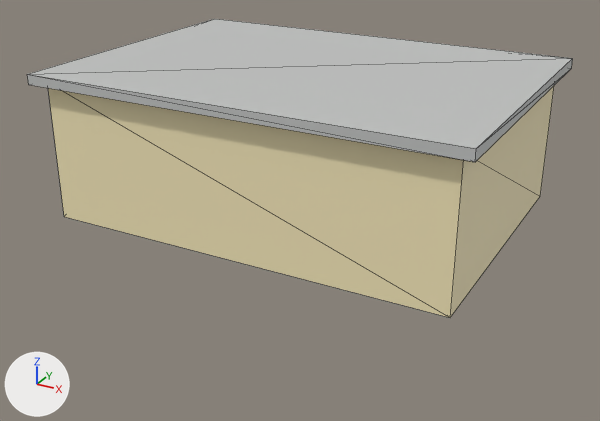
Two versions of the glTF model assets/buildings/shop_village.glb, one commit apart.
Camera for both pictures: a 50 mm camera at (9.19, -17.19, 8.42) aimed at (-0.17, -0.17, -0.09). Every picture has the same lights, and +X, +Y and +Z are marked at lower left. The picture after the commit comes second. Mesh edges are drawn as thin lines. Objects named as collision shapes, trigger or cutter boxes, shadow casters or lower levels of detail are left out. Vertices at exactly the same position are counted once.

Script lines for the objects in view, before the commit:
```python
me_shop_village = bpy.data.meshes.new('shop_village')
me_shop_village.from_pydata(...)  # 48 vertices, 56 faces; spans x -5.3..5.3, y -3.8..4.6, z 0.0..3.62
# faces by material slot: [12, 12, 12, 2, 4, 2, 12]
me_shop_village.materials.append(mat_plaster_yellow)  # beige #f7eabc
me_shop_village.materials.append(mat_slate)  # light grey #c4c5c4
me_shop_village.materials.append(mat_metal)  # grey #b3b6bc
me_shop_village.materials.append(mat_sign_shop)  # white #ffffff
me_shop_village.materials.append(mat_window_plain)  # white #ffffff
me_shop_village.materials.append(mat_door_wood)  # white #ffffff
me_shop_village.materials.append(mat_concrete)  # light grey #cececb
ob_shop_village = bpy.data.objects.new('shop_village', me_shop_village)
ob_shop_village.location = (0.0, 0.0, 0.0)
```
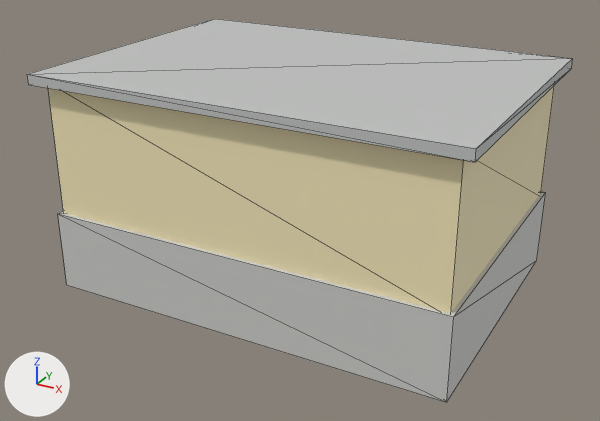
Edits to the bpy script that builds the scene:
```text
Change me_shop_village:
    used by ob_shop_village; location = (0.0, 0.0, 0.0)
    remove me_shop_village.from_pydata(...)  # 48 vertices, 56 faces; spans x -5.3..5.3, y -3.8..4.6, z 0.0..3.62
    add me_shop_village.from_pydata(...)  # 56 vertices, 68 faces; spans x -5.3..5.3, y -3.8..4.6, z -1.9..3.62
    me_shop_village part 1: a new loose piece, a box spanning x -5.1..5.1, y -3.6..3.6, z -1.9..0.1, in mat_concrete (light grey #cececb)
```

What differs and where, as boxes [x1, y1, x2, y2] in the pictures (600 x 421 px):
'shop_village', reshaped (28% taller): before [27, 19, 573, 318]; after [27, 19, 573, 402]
part 1 of me_shop_village, added: after [58, 191, 546, 402]
